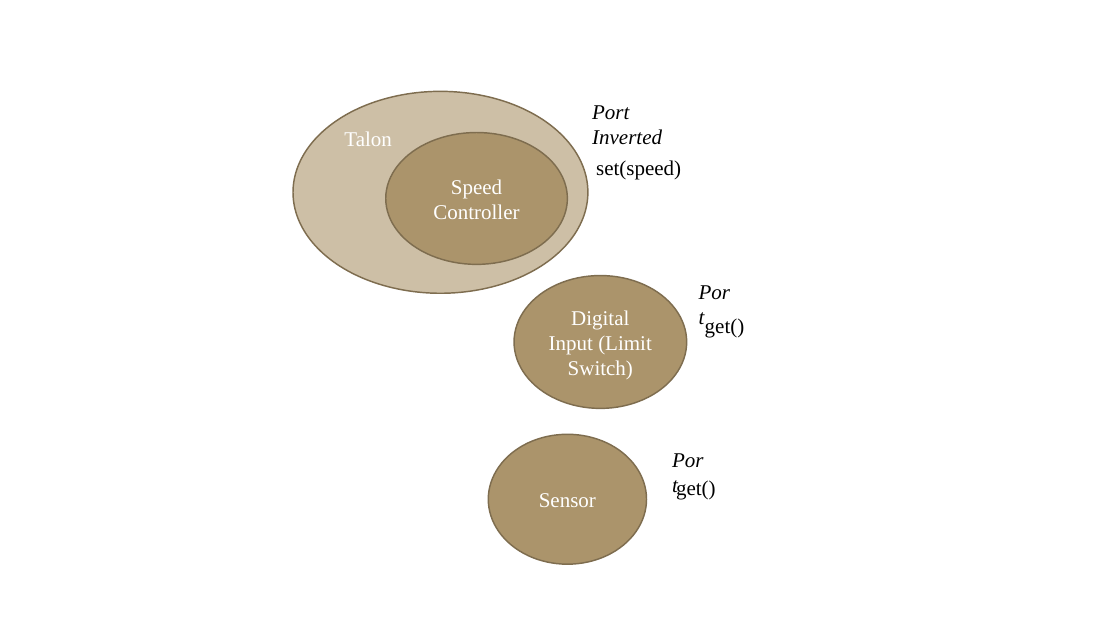
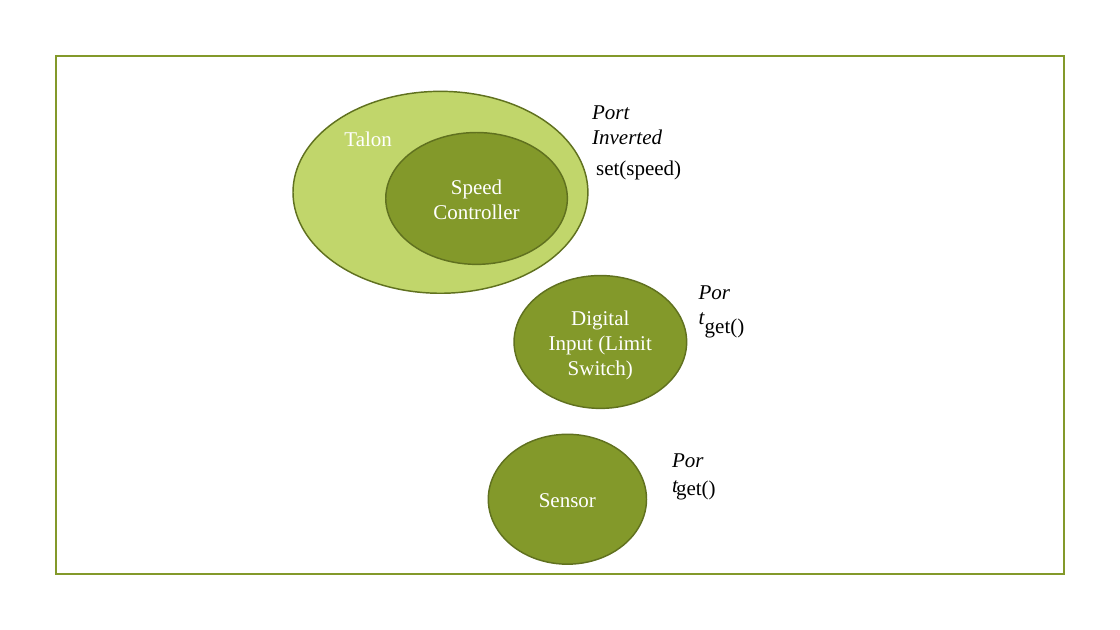
Before and after one commit to 4662FRCRobotics/Training, a slide deck: slide 3 of Object Oriented Programming FRC Context ArmSystem.pptx. Drawn at 1120x630 pixels with LibreOffice and Linux fonts; fonts in the diff are those of the drawing; background and template pictures are left out. Boxes give left, top, right and bottom in pixels: in the first picture for what was removed or moved away, otherwise in the second. Text is boxed around its words. In the diff, an @@ line names an element or a change of style, - is before the commit and + after.

```diff
--- a/Object Oriented Programming FRC Context ArmSystem.pptx
+++ b/Object Oriented Programming FRC Context ArmSystem.pptx
@@ rectangle added at [55,56,1064,575], outline #83992A 1.25 pt @@
@@ ellipse "Talon" at [293,92,588,293]: fill #CDBFA6 to #C1D66B; outline #7F6D4F 1.25 pt to #61711F 1.25 pt @@
@@ fill #AB946B to #83992A; outline #7F6D4F 1.25 pt to #61711F 1.25 pt in 3 elements at [386,133,567,265], [514,276,686,408], [488,434,646,565] @@
```
Also in this commit, not shown: 6 other slides changed, 7 slides added, 4 slides removed, 5 other files.
